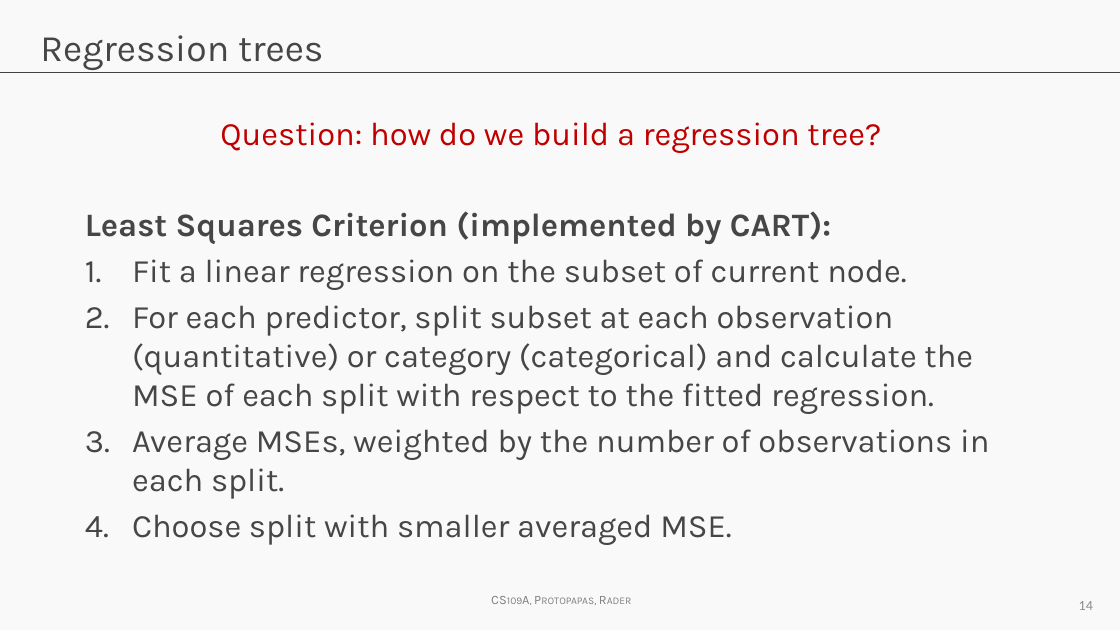
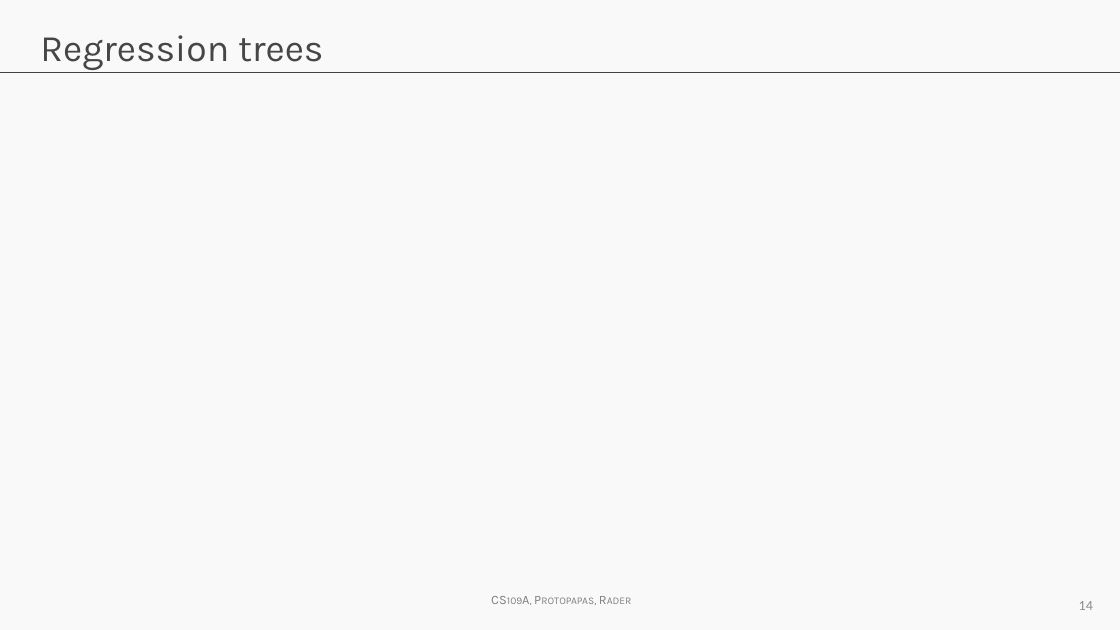
Before and after one commit to Harvard-IACS/2018-CS109A, a slide deck: slide 14 of content/a-sections/a-sec7/A-sec7_Slides.pptx. Drawn at 1120x630 pixels with LibreOffice and Linux fonts; fonts in the diff are those of the drawing; grey boxes stand for pictures; background and template pictures are left out. Boxes give left, top, right and bottom in pixels: in the first picture for what was removed or moved away, otherwise in the second. Text is boxed around its words. In the diff, an @@ line names an element or a change of style, - is before the commit and + after.

```diff
--- a/content/a-sections/a-sec7/A-sec7_Slides.pptx
+++ b/content/a-sections/a-sec7/A-sec7_Slides.pptx
@@ text removed at box(85, 122, 989, 545) @@
-Question: how do we build a regression tree?
-Least Squares Criterion (implemented by CART):
-1. Fit a linear regression on the subset of current node.
-2. For each predictor, split subset at each observation (quantitative) or category (categorical) and calculate the MSE of each split with respect to the fitted regression.
-3. Average MSEs, weighted by the number of observations in each split.
-4. Choose split with smaller averaged MSE.
```
Also in this commit, not shown: 2 other slides changed, 2 slides removed.
